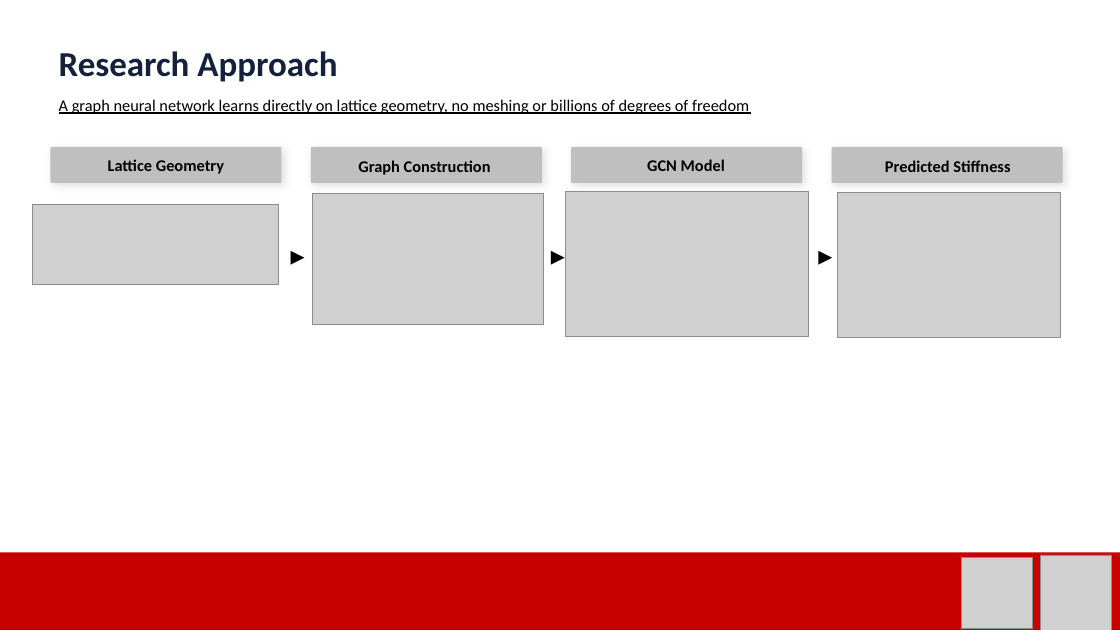
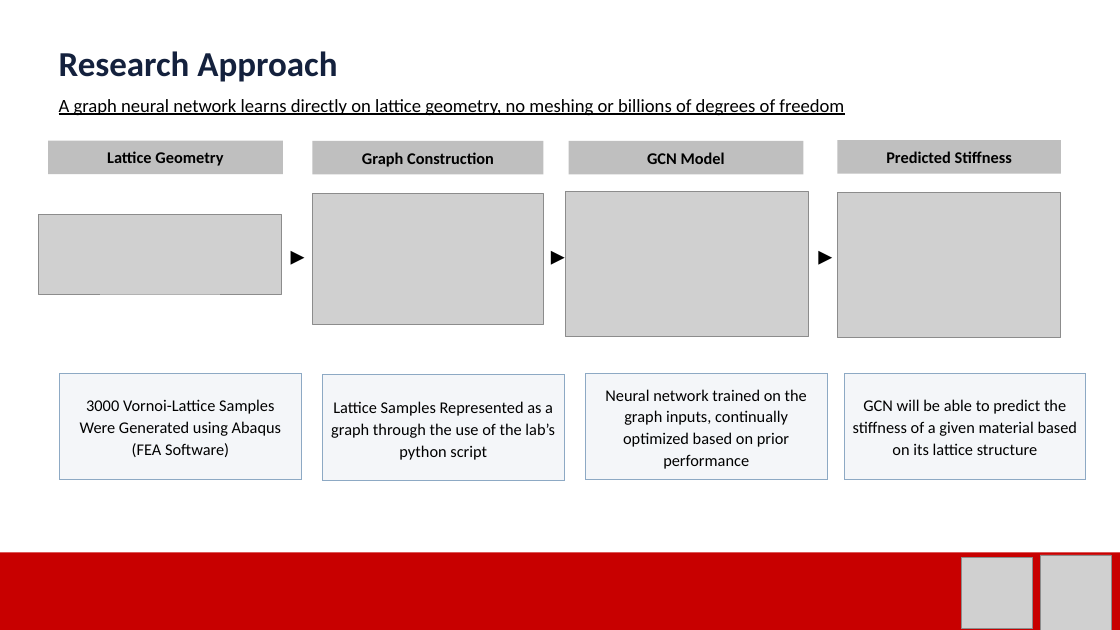
Before and after one commit to aadams2006/NSF-REU-Summer-26, a slide deck: slide 5 of docs/reference_materials/powerpoints/alex adams pres - Copy.pptx. Drawn at 1120x630 pixels with LibreOffice and Linux fonts; fonts in the diff are those of the drawing; grey boxes stand for pictures; background and template pictures are left out. Boxes give left, top, right and bottom in pixels: in the first picture for what was removed or moved away, otherwise in the second. Text is boxed around its words. In the diff, an @@ line names an element or a change of style, - is before the commit and + after.

```diff
--- a/docs/reference_materials/powerpoints/alex adams pres - Copy.pptx
+++ b/docs/reference_materials/powerpoints/alex adams pres - Copy.pptx
@@ text "A graph neural network learns ..." at (x1=59, y1=99, x2=844, y2=116): size 14 to 16 pt @@
@@ rectangle "Lattice Geometry" resized from (x1=59, y1=148, x2=273, y2=181) to (x1=48, y1=140, x2=283, y2=174) @@
@@ rounded rectangle removed at (x1=50, y1=147, x2=281, y2=183) @@
@@ rounded rectangle removed at (x1=311, y1=147, x2=542, y2=183) @@
@@ rectangle "Graph Construction" resized from (x1=318, y1=150, x2=532, y2=183) to (x1=313, y1=141, x2=544, y2=175) @@
@@ rectangle "GCN Model" resized from (x1=579, y1=149, x2=793, y2=182) to (x1=569, y1=141, x2=804, y2=175) @@
@@ rounded rectangle removed at (x1=571, y1=147, x2=802, y2=183) @@
@@ rounded rectangle removed at (x1=832, y1=147, x2=1063, y2=183) @@
@@ rectangle "Predicted Stiffness" resized from (x1=841, y1=150, x2=1055, y2=183) to (x1=838, y1=140, x2=1061, y2=174) @@
@@ picture resized from (x1=32, y1=204, x2=278, y2=285) to (x1=39, y1=214, x2=281, y2=294) @@
@@ rectangle added at (x1=60, y1=373, x2=302, y2=479), fill #F4F6F9, outline #8DA9C4 0.75 pt, 14 pt, text #000000 @@
+3000 Vornoi-Lattice Samples Were Generated using Abaqus (FEA Software)
@@ rectangle added at (x1=323, y1=375, x2=565, y2=481), fill #F4F6F9, outline #8DA9C4 0.75 pt, 14 pt, text #000000 @@
+Lattice Samples Represented as a graph through the use of the lab’s python script
@@ rectangle added at (x1=586, y1=373, x2=828, y2=479), fill #F4F6F9, outline #8DA9C4 0.75 pt, 14 pt, text #000000 @@
+Neural network trained on the graph inputs, continually optimized based on prior performance
@@ rectangle added at (x1=844, y1=373, x2=1086, y2=479), fill #F4F6F9, outline #8DA9C4 0.75 pt, 14 pt, text #000000 @@
+GCN will be able to predict the stiffness of a given material based on its lattice structure
```
Also in this commit, not shown: 6 other slides changed, 1 slide added, 2 slides removed.
